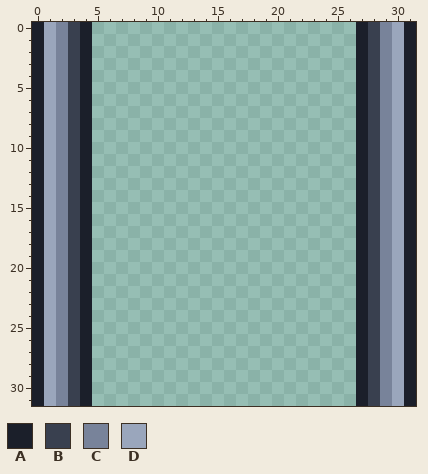
File history of a pixel-art file, tiles/halfwall_ew.aseprite. The picture above is the old version.
32x32 pixels, 1 frame.
Palette (. is transparent): A #1b1f2a  B #39404f  C #78839a  D #9aa6bc
And afterwards:
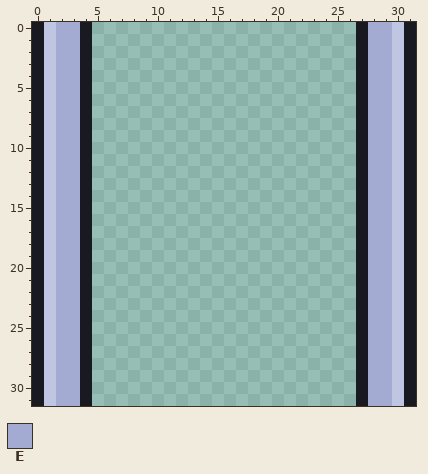
Colours new in this view: E #a3abd2
Changes in this commit:
Colour A changes from #1b1f2a to #191922.
Colour D changes from #9aa6bc to #bfc6e2.
Layers "ink", "flat":
Colour B gives way to colour E in rows 0 to 31 at x 3 and 28.
Colour C gives way to colour E in rows 0 to 31 at x 2 and 29.
